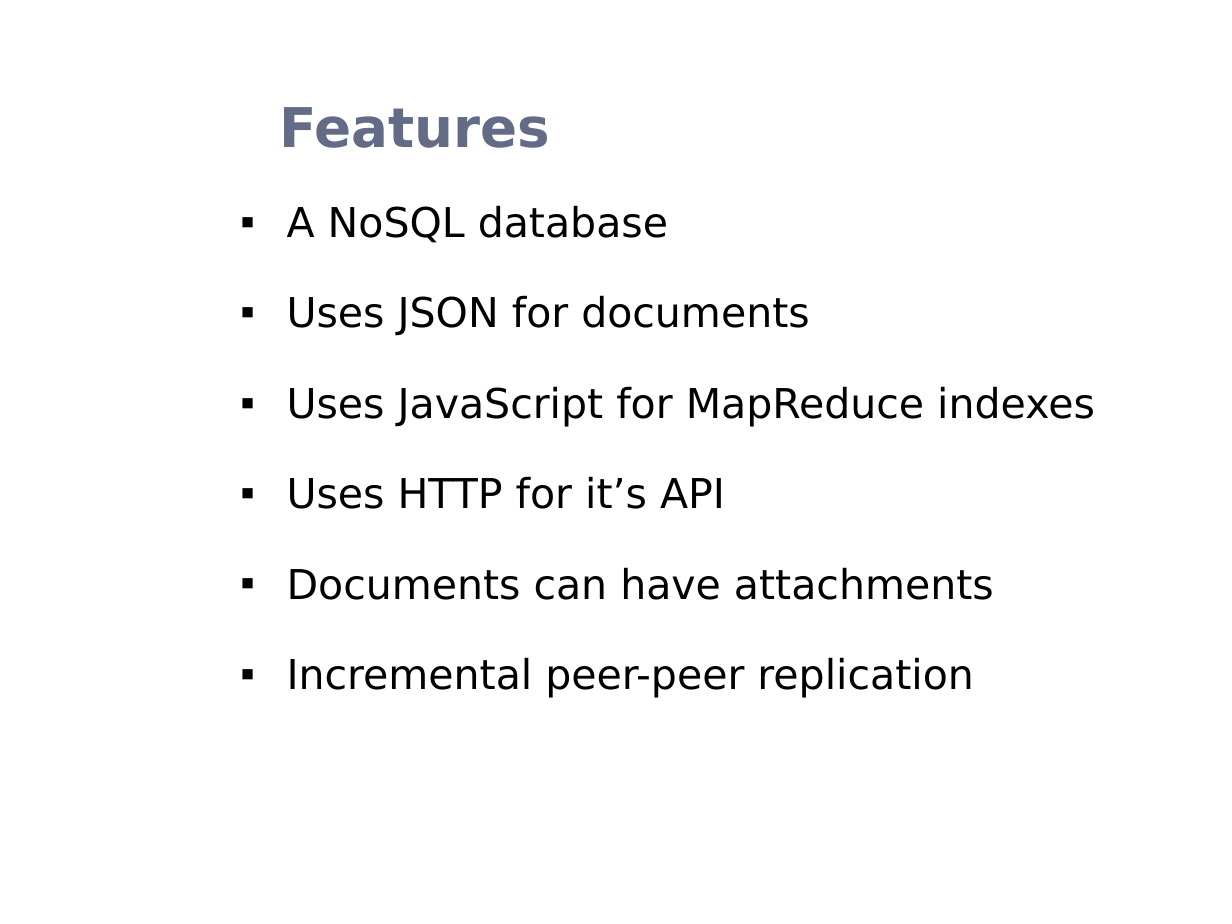
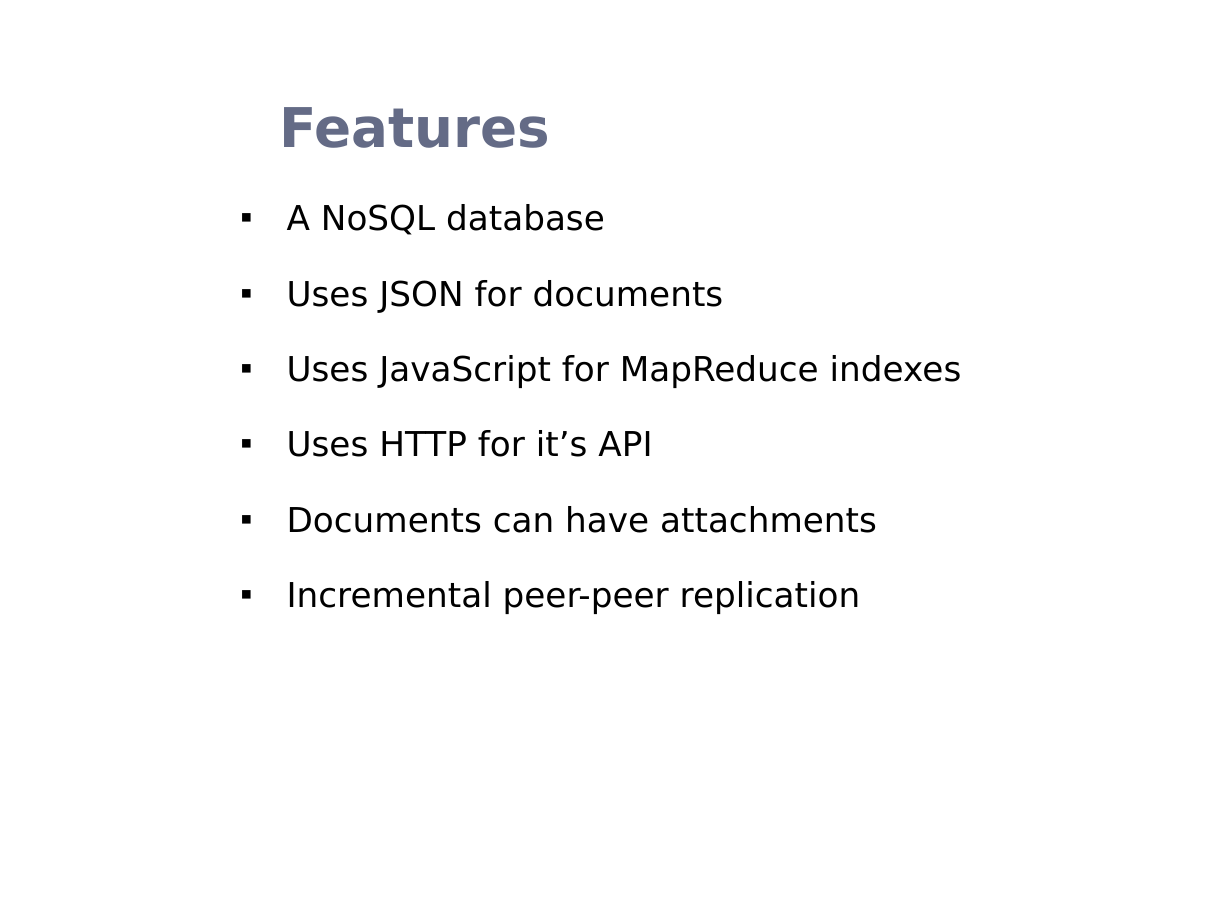
Before and after one commit to rohanz1993/Team_9_Heroku_Shopping_Cart_-_AWS_NoSQL_Service, a slide deck: slide 3 of Donita/CouchDB.pptx. Drawn at 1232x924 pixels with LibreOffice and Linux fonts; fonts in the diff are those of the drawing; background and template pictures are left out. Boxes give left, top, right and bottom in pixels: in the first picture for what was removed or moved away, otherwise in the second. Text is boxed around its words. In the diff, an @@ line names an element or a change of style, - is before the commit and + after.

```diff
--- a/Donita/CouchDB.pptx
+++ b/Donita/CouchDB.pptx
@@ text "A NoSQL database" at (287,204,962,614): size 24 to 20 pt; less space between paragraphs @@
```
Also in this commit, not shown: 14 other slides changed, 4 slides added.
